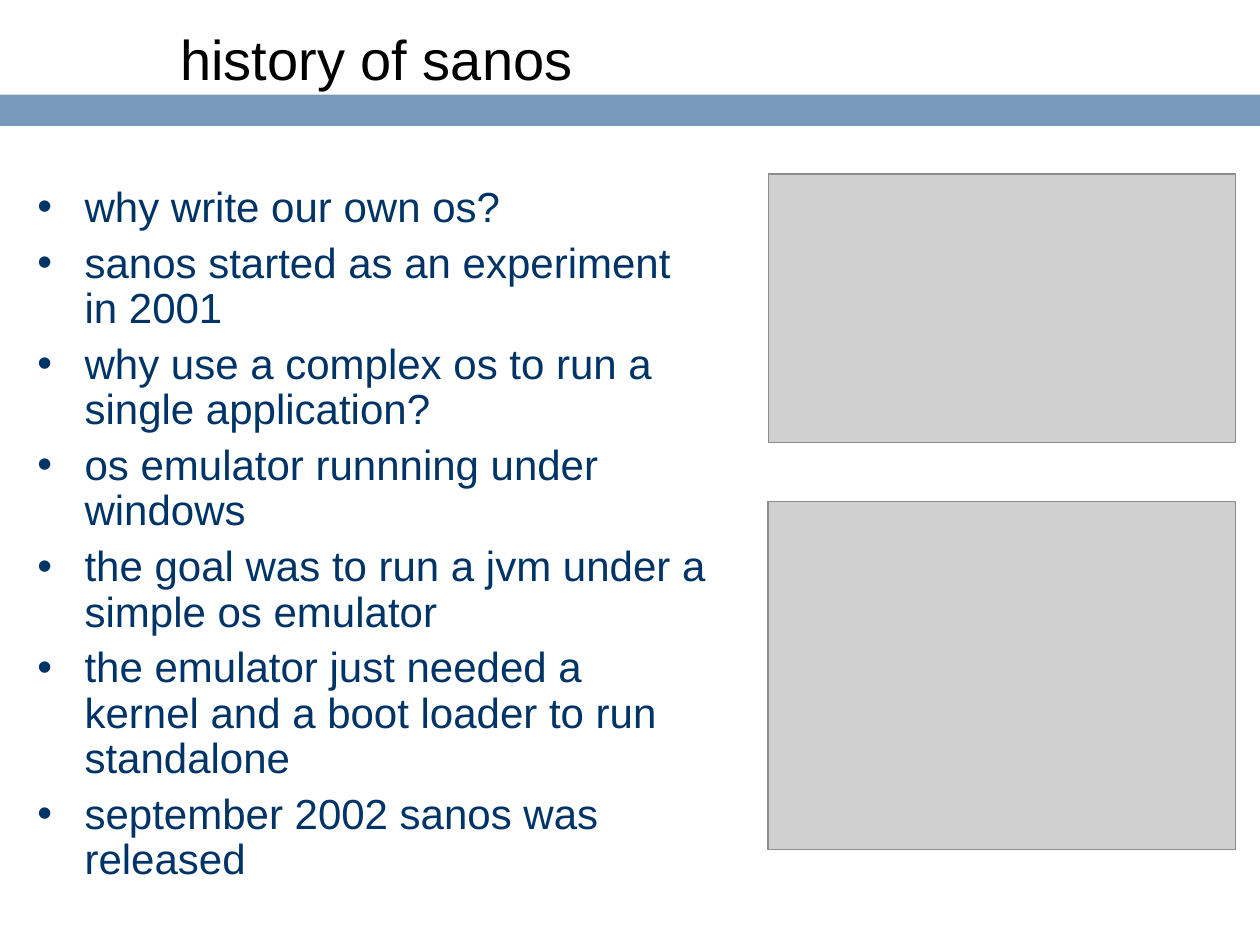
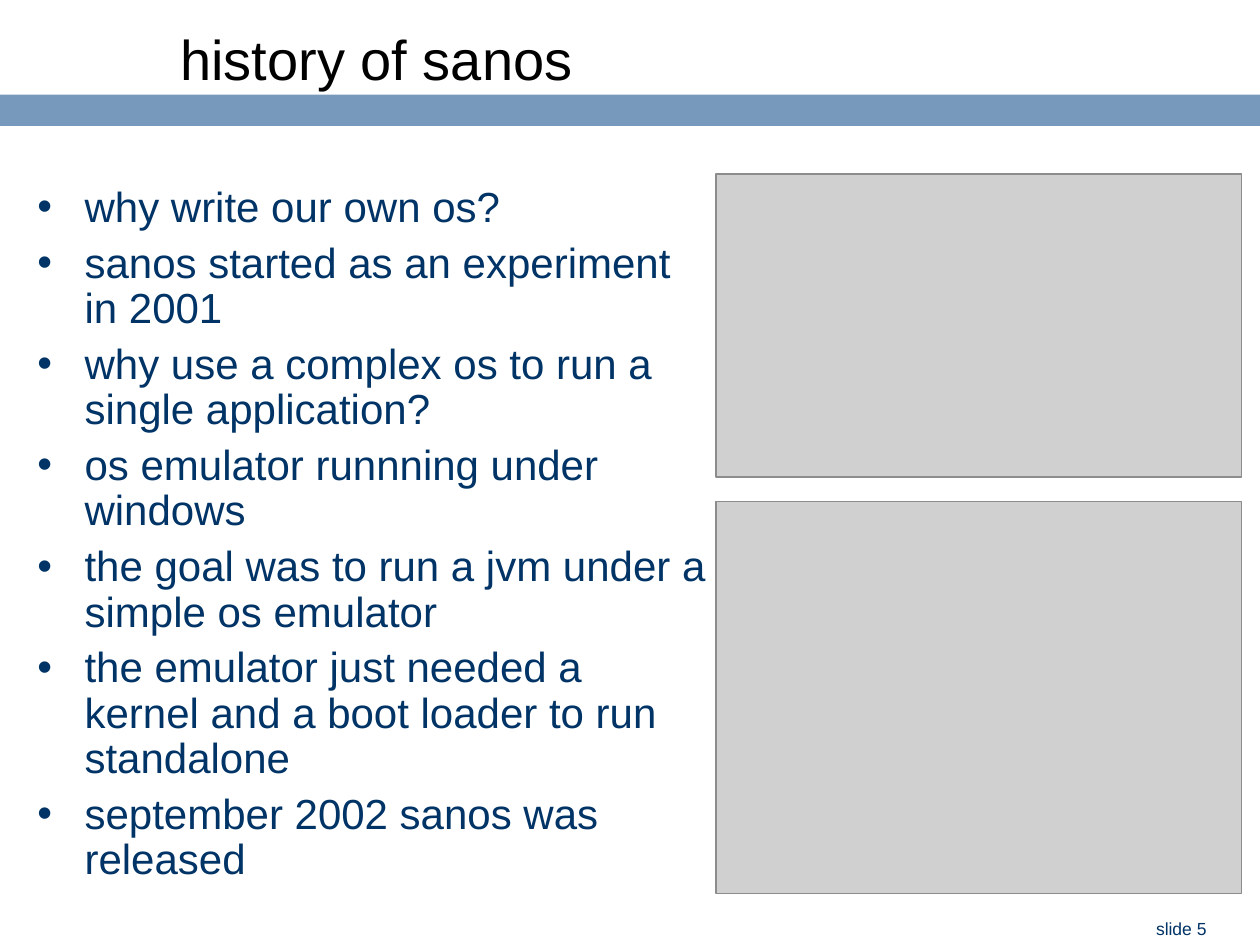
Before and after one commit to ringgaard/sanos, a slide deck: slide 5 of doc/jbox-intel.ppt. Drawn at 1260x945 pixels with LibreOffice and Linux fonts; fonts in the diff are those of the drawing; grey boxes stand for pictures; background and template pictures are left out. Boxes give left, top, right and bottom in pixels: in the first picture for what was removed or moved away, otherwise in the second. Text is boxed around its words. In the diff, an @@ line names an element or a change of style, - is before the commit and + after.

```diff
--- a/doc/jbox-intel.ppt
+++ b/doc/jbox-intel.ppt
@@ picture: place and size @@
-picture at box(769, 174, 1235, 442)
+picture at box(716, 174, 1241, 478)
@@ picture: place and size @@
-picture at box(769, 501, 1236, 849)
+picture at box(716, 501, 1241, 893)
@@ page number added at box(1156, 922, 1207, 935), 10 pt, text #003366 @@
+slide 5
```
Also in this commit, not shown: 8 other slides changed, 7 slides added.
